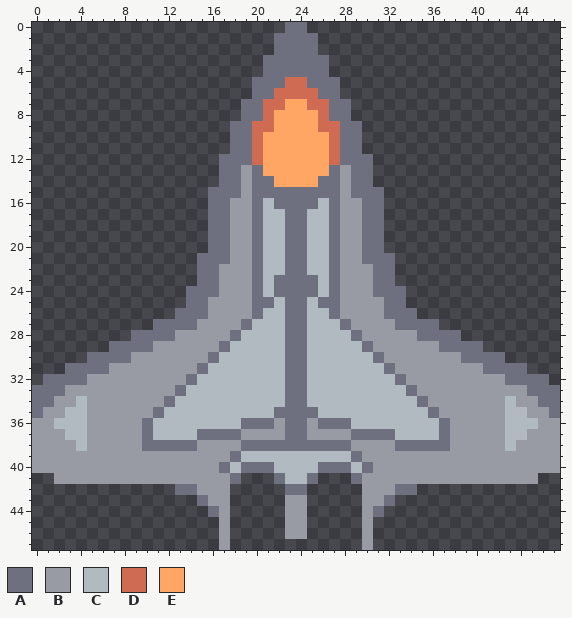
File history of a pixel-art sprite, sprites/units/spotter.png. Above is the file before it was changed.
The file is 48x48 pixels.
Palette (. is transparent): A #6e7080  B #989aa4  C #b0bac0  D #d06b53  E #ffa665
After:
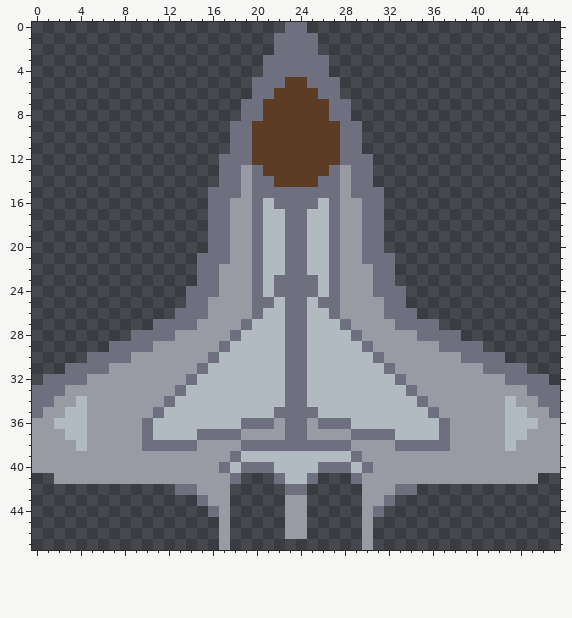
What changed:
Colour E changes from #ffa665 to #5c3c25.
Colour D becomes colour E in row 5 at x 23 to 24; in row 6 at x 22 to 25; in row 7 at x 21 to 22 and 25 to 26; in row 8 at x 21 and 26; in row 9 at x 20 to 21 and 26 to 27; in rows 10 to 12 at x 20 and 27.
